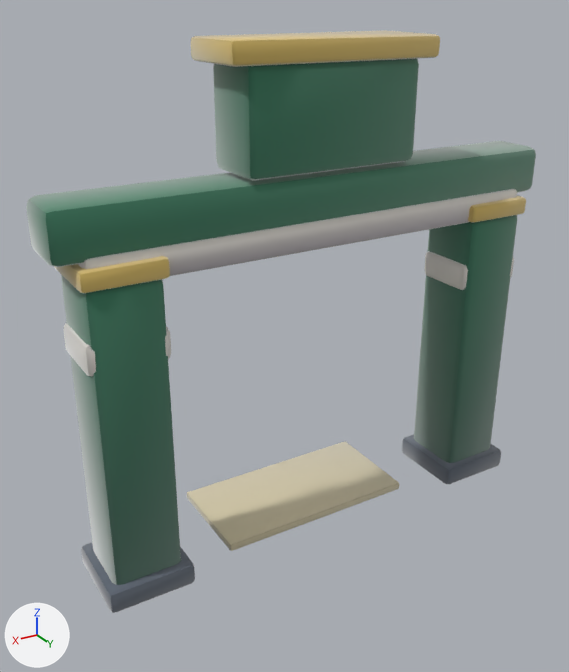
The glTF model assets/models/gates/f8d4e948.glb, before and after one commit.
One viewpoint serves both versions: a camera (50 mm lens) standing at (4.38, 6.67, 5.72) and looking at (0.19, -0.32, 2.22). The lights are fixed; the arrows at lower left show +X, +Y and +Z. The first picture is the older version. Vertices at exactly the same position are counted once.

The first picture shows 'gate_f8d4e948'.
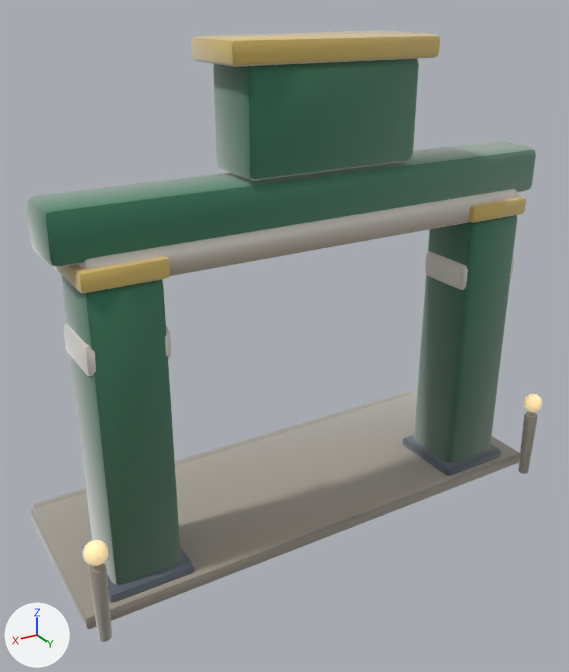
Diff of the bpy script that builds the scene:
```diff
--- a/assets/models/gates/f8d4e948.glb.py
+++ b/assets/models/gates/f8d4e948.glb.py
@@ mat_clay__b9b2a2_0_93 @@
+mat_clay__b9b2a2_0_93 = bpy.data.materials.new('clay_#B9B2A2_0.93_-')
+# nodes: BsdfPrincipled, Mix, OutputMaterial, VertexColor
+# colours: grey #b9b2a2, mixed with the vertex colours
@@ mat_clay__9e978a_0_93 @@
+mat_clay__9e978a_0_93 = bpy.data.materials.new('clay_#9E978A_0.93_-')
+# nodes: BsdfPrincipled, Mix, OutputMaterial, VertexColor
+# colours: grey #9e978a, mixed with the vertex colours
@@ mat_clay__ffe2a8_0_95__ffe2a8 @@
+mat_clay__ffe2a8_0_95__ffe2a8 = bpy.data.materials.new('clay_#FFE2A8_0.95_#FFE2A8')
+# nodes: BsdfPrincipled, Mix, OutputMaterial, VertexColor
+# colours: beige #bca67a, beige #ffe2a8, mixed with the vertex colours
@@ me_gate_f8d4e948 @@
 # used by ob_gate_f8d4e948; location = (0.0, 0.0, 0.0)
-me_gate_f8d4e948.from_pydata(...)  # 728 vertices, 1404 faces; spans x -2.84..2.84, y -1.0..0.48, z 0.0..5.4
+me_gate_f8d4e948.from_pydata(...)  # 1228 vertices, 2376 faces; spans x -2.97..2.97, y -1.71..0.84, z 0.0..5.4
+# me_gate_f8d4e948 part 1: a new loose piece, a UV sphere (10 segments, 6 rings, poles along z) spanning x -2.96..-2.72, y 0.61..0.84, z 0.9..1.14, in mat_clay__ffe2a8_0_95__ffe2a8
+# me_gate_f8d4e948 part 2: a new loose piece of 114 vertices spanning x -2.92..-2.75, y 0.64..0.8, z 0.0..0.86, in mat_clay__9e978a_0_93
+# me_gate_f8d4e948 part 3: a new loose piece of 114 vertices spanning x 2.75..2.92, y 0.64..0.8, z 0.0..0.86, in mat_clay__9e978a_0_93
+# me_gate_f8d4e948 part 4: a new loose piece of 56 vertices spanning x -2.97..2.97, y -1.55..0.55, z 0.0..0.16, in mat_clay__9e978a_0_93
+# me_gate_f8d4e948 part 5: a new loose piece of 56 vertices spanning x -2.89..2.89, y -1.71..-1.37, z 0.0..0.12, in mat_clay__9e978a_0_93
+# me_gate_f8d4e948 part 6: a new loose piece of 52 vertices spanning x 2.72..2.96, y 0.61..0.83, z 0.9..1.14, in mat_clay__ffe2a8_0_95__ffe2a8
+# me_gate_f8d4e948 part 7: 1365 kept faces spanning x -2.84..2.84, y -1.0..0.48, z 0.0..5.38 get new vertex colours
+# other edits to the shape of me_gate_f8d4e948 do not show in these pictures
 me_gate_f8d4e948.materials.append(mat_clay__358161_0_93)
@@ me_gate_f8d4e948 @@
 me_gate_f8d4e948.materials.append(mat_clay__d8cca8_0_93)
+me_gate_f8d4e948.materials.append(mat_clay__9e978a_0_93)
+me_gate_f8d4e948.materials.append(mat_clay__b9b2a2_0_93)
+me_gate_f8d4e948.materials.append(mat_clay__ffe2a8_0_95__ffe2a8)
```

Changed parts and their boxes [x1, y1, x2, y2] in the pictures (569 x 672 px):
'gate_f8d4e948', reshaped: before [26, 30, 536, 613]; after [26, 30, 543, 642]
part 1 of me_gate_f8d4e948, added: after [523, 393, 543, 412]
part 2 of me_gate_f8d4e948, added: after [518, 412, 538, 474]
part 3 of me_gate_f8d4e948, added: after [88, 563, 112, 642]
part 4 of me_gate_f8d4e948, added: after [30, 393, 520, 629]
part 5 of me_gate_f8d4e948, added: after [33, 391, 413, 509]
part 6 of me_gate_f8d4e948, added (beige): after [83, 540, 108, 566]
part 7 of me_gate_f8d4e948, edited (looks the same): [26, 36, 536, 603] in both
